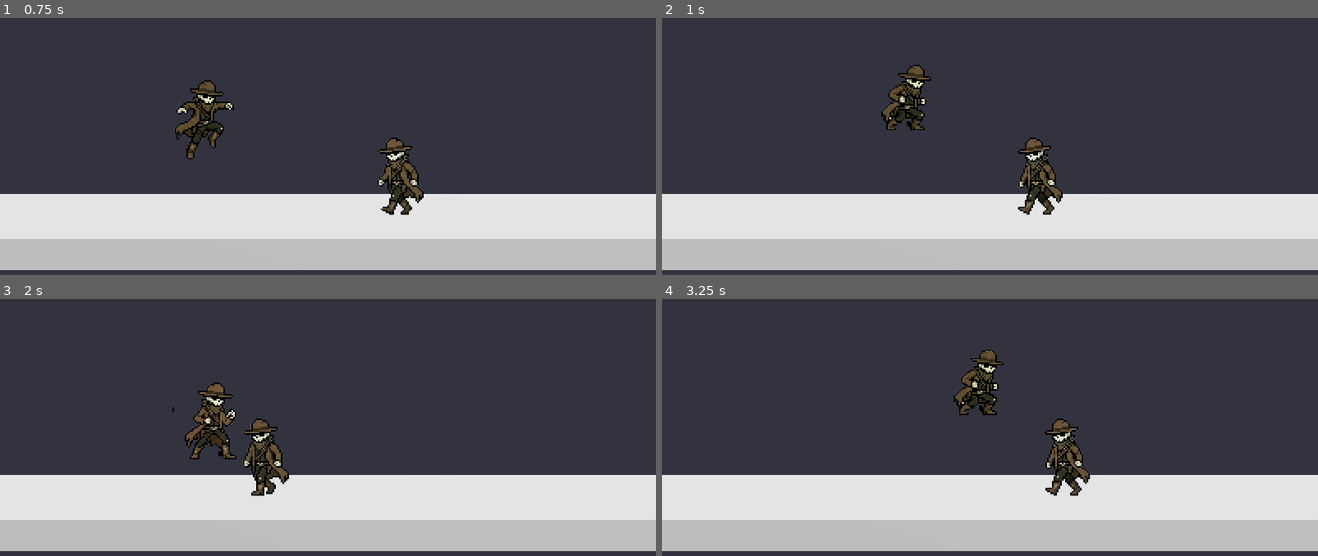
Above: before the commit, frames 1-4 (two rows, left to right).
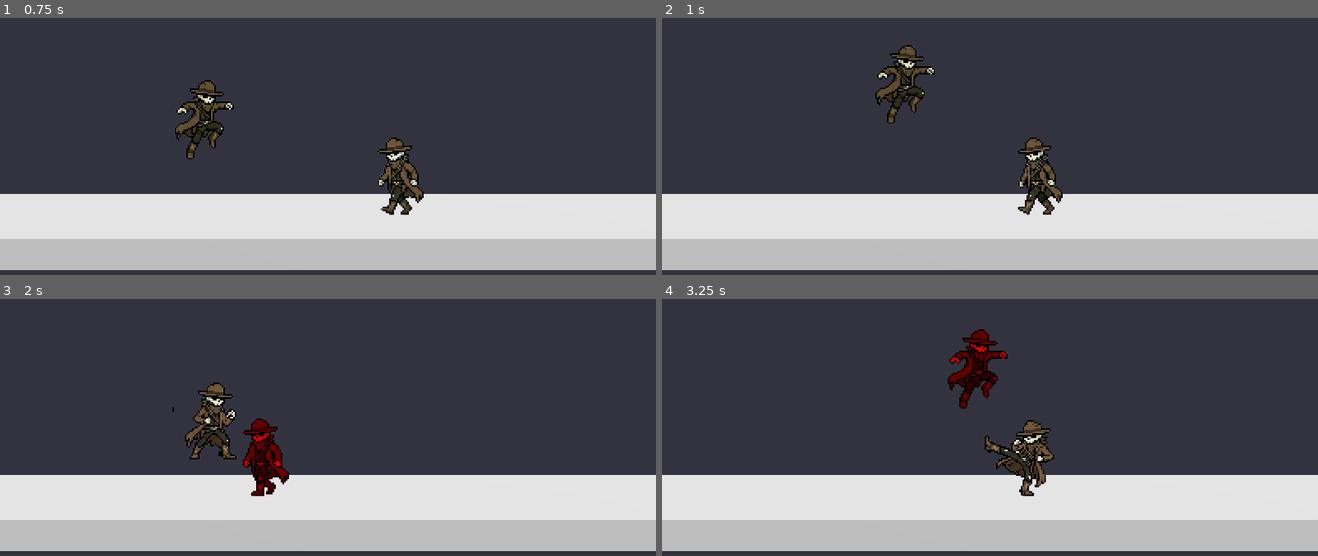
Above: after the commit, the same moments.

Repository: chris-bekinddesign/2.5d-fighter
Game: Godot game, scene res://scenes/Main.tscn
The game is run twice, just before and just after one commit, with the same random seed, the same clock (stepped at 60 frames per second) and the same inputs.
Inputs:
- Up to frame 1 (0.75 s): tap Enter (ui_accept) at 0.5 s; hold D from 0.53 s (still down); hold N from 0.53 s (still down)
- Up to frame 2 (1 s): keep holding D; keep holding N; tap Enter (ui_accept) at 0.77 s
- Up to frame 3 (2 s): release D at 1.28 s; release N at 1.28 s; hold A from 1.28 s (still down); tap J at 1.35 s; tap Enter (ui_accept) at 1.52 s
- Up to frame 4 (3.25 s): release A at 2.03 s; hold D 2.03-2.78 s; hold K 2.03-2.78 s; hold W from 2.78 s (still down); tap U at 2.85 s; tap Enter (ui_accept) at 3.02 s

Frame 1 is identical in both runs. In frame 2, 1.6% of the frame differs, in the area x 32-42%, y 10-44%; in frame 3, 0.8%; in frame 4, 4.2%, in the area x 43-66%, y 11-77%.

Commit message:
Fixed character and ai behaviour.

Diff:
--- a/scenes/Main.tscn
+++ b/scenes/Main.tscn
@@ -151,7 +151,7 @@
 "duration": 1.0,
 "texture": SubResource("AtlasTexture_lhr70")
 }],
-"loop": true,
+"loop": false,
 "name": &"Jump Down",
 "speed": 5.0
 }, {
@@ -162,7 +162,7 @@
 "duration": 1.0,
 "texture": SubResource("AtlasTexture_bjd11")
 }],
-"loop": true,
+"loop": false,
 "name": &"Jump Up",
 "speed": 5.0
 }, {
@@ -294,7 +294,7 @@
 [node name="AnimatedSprite3D" type="AnimatedSprite3D" parent="Player1"]
 transform = Transform3D(0.46, 0, 0, 0, 0.46, 0, 0, 0, 0.46, 0, 0.47710228, 0)
 sprite_frames = SubResource("SpriteFrames_pnhog")
-animation = &"Kick"
+animation = &"Jump Up"
 
 [node name="Player2" type="CharacterBody3D" parent="."]
 transform = Transform3D(1, 0, 0, 0, 1, 0, 0, 0, 1, 5, 1.5, 0)
--- a/scripts/player1_controller.gd
+++ b/scripts/player1_controller.gd
@@ -64,6 +64,11 @@
 const POINTS_ON_DAMAGE = 5  # Points when taking damage
 const COMBO_MULTIPLIER = 1.5  # Bonus multiplier for chained attacks
 
+# Damage state system
+var is_damaged = false
+var damage_timer = 0.0
+const DAMAGE_DURATION = 0.5  # How long damage state lasts
+
 # Reference to AnimatedSprite3D node
 @onready var animated_sprite = $AnimatedSprite3D
 
@@ -108,6 +113,23 @@
 		is_rolling = false
 		# Restore original collision mask when roll ends
 		collision_mask = original_collision_mask
+		# Remove collision exception with opponent
+		if opponent:
+			remove_collision_exception_with(opponent)
+
+	# Update damage timer
+	if is_damaged:
+		damage_timer -= delta
+		if damage_timer <= 0:
+			# Damage state ended, restore normal color
+			is_damaged = false
+			damage_timer = 0.0
+			if animated_sprite:
+				animated_sprite.modulate = Color.WHITE
+		else:
+			# Smooth color transition (optional - can keep solid red)
+			# For now, keep solid red during damage
+			pass
 
 	# Attack timeout fallback and chaining
 	if is_attacking:
@@ -152,6 +174,9 @@
 			# Set collision mask immediately to pass through opponent (ground only)
 			# This must be done FIRST before any other roll setup
 			collision_mask = GROUND_ONLY_MASK
+			# Add collision exception with opponent to ensure we can roll through
+			if opponent:
+				add_collision_exception_with(opponent)
 			is_rolling = true
 			roll_timer = ROLL_DURATION
 
@@ -163,8 +188,8 @@
 		if Input.is_action_just_pressed("ui_accept") or w_just_pressed:
 			velocity.y = JUMP_VELOCITY
 
-	# Handle attack inputs (J for punch, K for kick)
-	if not is_rolling:
+	# Handle attack inputs (J for punch, K for kick) - only if not damaged
+	if not is_rolling and not is_damaged:
 		handle_attack_inputs()
 
 	# Handle projectile shooting (U key)
@@ -218,13 +243,34 @@
 			# Lock horizontal position during ground attacks (Street Fighter style)
 			velocity.x = 0.0
 	elif is_rolling:
-		# Ensure collision mask is set to ground only during roll (set every frame to be safe)
-		collision_mask = GROUND_ONLY_MASK
-		# Roll movement
+		# Roll movement - use direct position updates to bypass collision with players
 		var roll_dir = 1.0 if input_dir >= 0 else -1.0
 		if input_dir == 0:
 			roll_dir = 1.0 if animated_sprite.flip_h == false else -1.0
 		velocity.x = roll_dir * ROLL_SPEED
+
+		# Apply gravity during roll
+		velocity.y -= gravity * delta
+
+		# Direct position movement to pass through players
+		var movement = velocity * delta
+		global_position += movement
+
+		# Manual ground collision check and snap to ground
+		var space_state = get_world_3d().direct_space_state
+		var ground_check = PhysicsRayQueryParameters3D.create(
+			global_position + Vector3(0, 0.5, 0),  # Check from player center
+			global_position + Vector3(0, -2.0, 0)   # Check below player
+		)
+		ground_check.collision_mask = 1  # Only check ground layer
+		var ground_result = space_state.intersect_ray(ground_check)
+
+		if ground_result:
+			# Snap to ground level (player height is 2 units, center at 1 unit)
+			var ground_y = ground_result.position.y + 1.5
+			if global_position.y <= ground_y:
+				global_position.y = ground_y
+				velocity.y = 0.0
 	else:
 		# Normal movement (walk or run)
 		if input_dir:
@@ -242,8 +288,9 @@
 	if is_attacking:
 		check_attack_hit()
 
-	# Move the character
-	move_and_slide()
+	# Move the character (skip if rolling, already moved directly)
+	if not is_rolling:
+		move_and_slide()
 
 func handle_attack_inputs():
 	var j_just_pressed = Input.is_key_pressed(KEY_J) and not was_j_pressed
@@ -390,6 +437,10 @@
 
 	# Check if opponent is in attack range
 	if distance <= ATTACK_RANGE:
+		# Check if opponent is rolling (invulnerable)
+		if "is_rolling" in opponent and opponent.is_rolling:
+			return  # Opponent is rolling, no damage
+
 		# Check if attack animation is in active hit frame (middle portion)
 		var attack_progress = (ATTACK_TIMEOUT - attack_timer) / ATTACK_TIMEOUT
 		if attack_progress >= 0.2 and attack_progress <= 0.8:
@@ -403,6 +454,10 @@
 			earn_points(points_earned)
 			last_hit_time = current_time
 
+			# Trigger damage on opponent
+			if opponent.has_method("take_damage"):
+				opponent.take_damage()
+
 			# Also award points to opponent for taking damage
 			if opponent.has_method("earn_points"):
 				opponent.earn_points(POINTS_ON_DAMAGE)
@@ -410,6 +465,22 @@
 func earn_points(amount: int):
 	damage_points += amount
 	damage_points = min(damage_points, MAX_POINTS)  # Cap at maximum
+
+func take_damage():
+	# Trigger damage state
+	is_damaged = true
+	damage_timer = DAMAGE_DURATION
+
+	# Cancel any ongoing attacks
+	if is_attacking:
+		is_attacking = false
+		attack_combo_name = ""
+		attack_timer = 0.0
+		queued_attack = ""
+
+	# Set red overlay
+	if animated_sprite:
+		animated_sprite.modulate = Color.RED
 
 func update_animation(input_dir: float):
 	if not animated_sprite:
--- a/scripts/player2_ai.gd
+++ b/scripts/player2_ai.gd
@@ -33,6 +33,19 @@
 const POINTS_PER_HIT = 15
 const POINTS_ON_DAMAGE = 5  # Points when taking damage
 
+# Attack system
+var is_attacking = false
+var attack_timer = 0.0
+const ATTACK_TIMEOUT = 1.0  # Fallback timeout for attack animations
+var current_attack_type = ""  # Track "Punch" or "Kick"
+const ATTACK_RANGE = 3.0  # Range to initiate attack
+const ATTACK_PROBABILITY = 0.02  # 2% chance per frame when conditions met
+
+# Damage state system
+var is_damaged = false
+var damage_timer = 0.0
+const DAMAGE_DURATION = 0.5  # How long damage state lasts
+
 func _ready():
 	# Start with random direction
 	if randf() > 0.5:
@@ -41,6 +54,24 @@
 		current_state = State.MOVING_LEFT
 
 func _physics_process(delta):
+	# Update attack timer
+	if is_attacking:
+		attack_timer -= delta
+		if attack_timer <= 0:
+			# Force reset attack state if timeout reached
+			is_attacking = false
+			current_attack_type = ""
+
+	# Update damage timer
+	if is_damaged:
+		damage_timer -= delta
+		if damage_timer <= 0:
+			# Damage state ended, restore normal color
+			is_damaged = false
+			damage_timer = 0.0
+			if animated_sprite:
+				animated_sprite.modulate = Color.WHITE
+
 	# Add gravity
 	if not is_on_floor():
 		velocity.y -= gravity * delta
@@ -70,20 +101,25 @@
 			current_state = State.MOVING_LEFT
 		direction_timer = 0.0
 
-	# Apply movement based on state
-	match current_state:
-		State.MOVING_LEFT:
-			input_dir = -1.0
-		State.MOVING_RIGHT:
-			input_dir = 1.0
-		State.IDLE:
-			input_dir = 0.0
-
-	# Apply movement only on X axis
-	if input_dir:
-		velocity.x = input_dir * SPEED
+	# Apply movement based on state (only if not attacking)
+	if not is_attacking:
+		match current_state:
+			State.MOVING_LEFT:
+				input_dir = -1.0
+			State.MOVING_RIGHT:
+				input_dir = 1.0
+			State.IDLE:
+				input_dir = 0.0
+
+		# Apply movement only on X axis
+		if input_dir:
+			velocity.x = input_dir * SPEED
+		else:
+			velocity.x = move_toward(velocity.x, 0, SPEED)
 	else:
-		velocity.x = move_toward(velocity.x, 0, SPEED)
+		# Lock horizontal position during attacks (Street Fighter style)
+		velocity.x = 0.0
+		input_dir = 0.0
 
 	# Move the character
 	move_and_slide()
@@ -92,14 +128,25 @@
 	if animated_sprite:
 		update_animation(input_dir)
 
+	# AI attack decision - attack when Player 1 is in range (only if not damaged)
+	if is_on_floor() and not is_attacking and not is_damaged and player1:
+		var distance_to_player1 = global_position.distance_to(player1.global_position)
+		if distance_to_player1 <= ATTACK_RANGE:
+			# Random chance to attack
+			if randf() < ATTACK_PROBABILITY:
+				# Randomly choose between punch and kick
+				var attack_type = "Punch" if randf() > 0.5 else "Kick"
+				start_attack(attack_type)
+
+	# Check for attack hits and trigger damage on Player 1
+	if is_attacking and player1:
+		check_attack_hit()
+
 	# AI shooting - shoot randomly when on ground, cooldown ready, and has enough points
-	if is_on_floor() and projectile_cooldown_timer <= 0 and damage_points >= PROJECTILE_COST:
+	if is_on_floor() and projectile_cooldown_timer <= 0 and damage_points >= PROJECTILE_COST and not is_attacking:
 		if randf() < SHOOT_PROBABILITY:
 			shoot_projectile()
 			projectile_cooldown_timer = PROJECTILE_COOLDOWN
-
-	# Check for attack hits (if Player 2 had attacks, would check here)
-	# For now, Player 2 doesn't have attacks, so no hit detection needed
 
 func shoot_projectile():
 	if not projectile_scene:
@@ -139,8 +186,41 @@
 	damage_points += amount
 	damage_points = min(damage_points, MAX_POINTS)  # Cap at maximum
 
+func take_damage():
+	# Trigger damage state
+	is_damaged = true
+	damage_timer = DAMAGE_DURATION
+
+	# Cancel any ongoing attacks
+	if is_attacking:
+		is_attacking = false
+		current_attack_type = ""
+		attack_timer = 0.0
+
+	# Set red overlay
+	if animated_sprite:
+		animated_sprite.modulate = Color.RED
+
+func start_attack(attack_type: String):
+	is_attacking = true
+	current_attack_type = attack_type
+	attack_timer = ATTACK_TIMEOUT  # Reset timeout
+	# Stop horizontal movement immediately when attack starts
+	velocity.x = 0.0
+	if animated_sprite:
+		animated_sprite.play(attack_type)
+
 func update_animation(input_dir: float):
 	if not animated_sprite:
+		return
+
+	# Priority: Attack > Jump > Walk > Idle
+	if is_attacking:
+		# Don't change animation during attack
+		# Wait for attack timer to finish
+		if attack_timer <= 0:
+			is_attacking = false
+			current_attack_type = ""
 		return
 
 	# Jump states
@@ -170,3 +250,25 @@
 		# Face left (flip_h = true) when Player 1 is to the left
 		# Face right (flip_h = false) when Player 1 is to the right
 		animated_sprite.flip_h = (player1.global_position.x < global_position.x)
+
+func check_attack_hit():
+	if not player1:
+		return
+
+	# Calculate distance to Player 1
+	var distance = global_position.distance_to(player1.global_position)
+
+	# Check if Player 1 is in attack range
+	if distance <= ATTACK_RANGE:
+		# Check if Player 1 is rolling (invulnerable)
+		if "is_rolling" in player1 and player1.is_rolling:
+			return  # Player 1 is rolling, no damage
+
+		# Check if attack animation is in active hit frame (middle portion)
+		var attack_progress = (ATTACK_TIMEOUT - attack_timer) / ATTACK_TIMEOUT
+		if attack_progress >= 0.2 and attack_progress <= 0.8:
+			# Hit detected! Trigger damage on Player 1
+			if player1.has_method("take_damage"):
+				player1.take_damage()
+			# Award points for successful hit
+			earn_points(POINTS_PER_HIT)
--- a/scripts/projectile.gd
+++ b/scripts/projectile.gd
@@ -52,5 +52,13 @@
 func _on_area_body_entered(body):
 	# Check if the body is a player (CharacterBody3D)
 	if body is CharacterBody3D:
+		# Check if player is rolling (invulnerable)
+		if "is_rolling" in body and body.is_rolling:
+			# Player is rolling - projectile passes through
+			return  # Don't damage, don't destroy projectile
+
+		# Player is not rolling - normal hit
+		if body.has_method("take_damage"):
+			body.take_damage()
 		# Hit a player, destroy projectile
 		queue_free()
